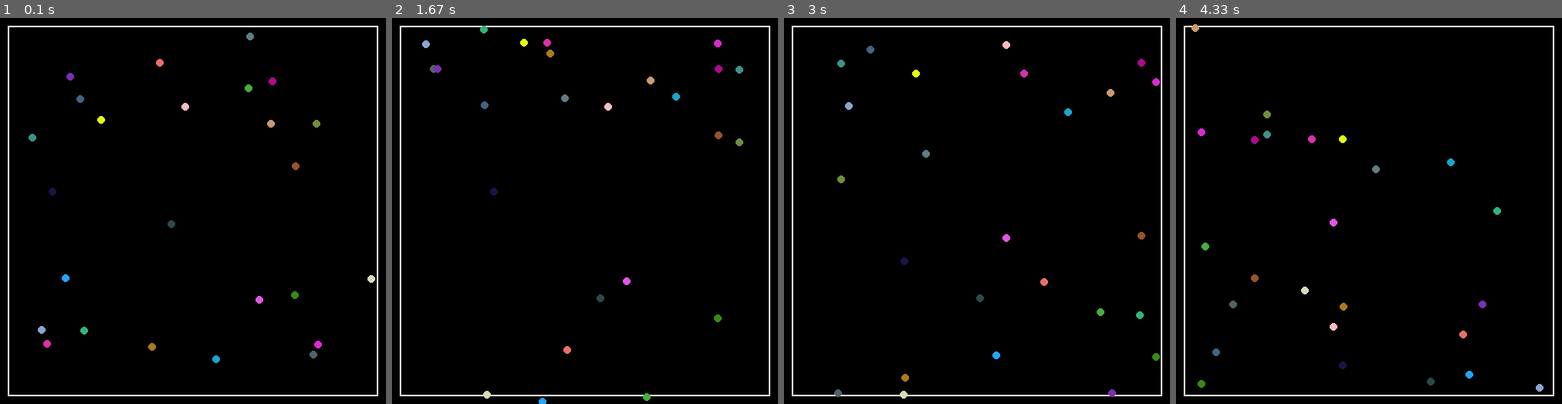
Above: before the commit, frames 1-4 (left to right).
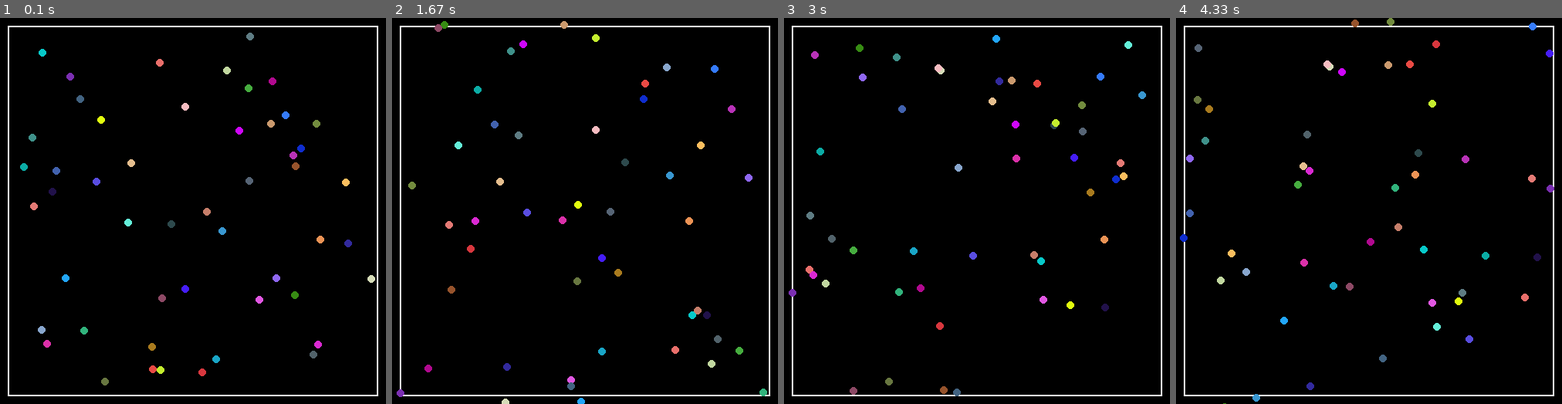
Above: after the commit, the same moments.

Repository: RishavMz/Programming_During_Leisure
Game: pygame game, started from BOIDS/not_colliding.py
Two runs of this game, one before a commit and one after it. Both use one fixed random seed, a clock stepped at 60 frames per second and the inputs below.
Inputs:
- Up to frame 1 (0.1 s): no input
- Up to frame 2 (1.67 s): no input
- Up to frame 3 (3 s): no input
- Up to frame 4 (4.33 s): no input

The runs differ from the first frame. In frame 1, 0.8% of the frame differs, in the area x 5-92%, y 8-96%; in frame 2, 2.2%; in frame 3, 2.2%, in the area x 1-98%, y 4-99%; in frame 4, 2.2%.

Commit message:
not colliding now

Diff:
--- a/BOIDS/not_colliding.py
+++ b/BOIDS/not_colliding.py
@@ -1,13 +1,14 @@
 import pygame
 import random
+import math
 
 RADIUS = 5
 BALLS = []
-BALL_COUNT = 25
+BALL_COUNT = 50
 WIDTH = 500
 HEIGHT = 500
 NAME = "Swarm"
-CLOSEST = 3
+CLOSEST = 10
 
 def rand(a,b):
     return int(random.randrange(a,b))
@@ -36,11 +37,8 @@
 
     def donthit(self,ball2):
         global CLOSEST
-        if(abs((self.posx + self.velx) - (ball2.posx + ball2.posx))<CLOSEST):
-            if(self.posx>20 and self.posx<480):
+        if(math.sqrt((self.posx-ball2.posx)**2 + (self.posy-ball2.posy)**2)<CLOSEST):
                 self.velx = - self.velx
-        if(abs((self.posy + self.vely) - (ball2.posy + ball2.posy))<CLOSEST):
-            if(self.posy>20 and self.posy<480):
                 self.vely = - self.vely
 
 
@@ -74,7 +72,10 @@
         BALLS[i].move()
     for i in range(BALL_COUNT):
         for j in range(BALL_COUNT):
-            BALLS[i].donthit(BALLS[j])
+            if(i==j):
+                pass
+            else:
+                BALLS[i].donthit(BALLS[j])
 
     pygame.display.update()
 pygame.QUIT
